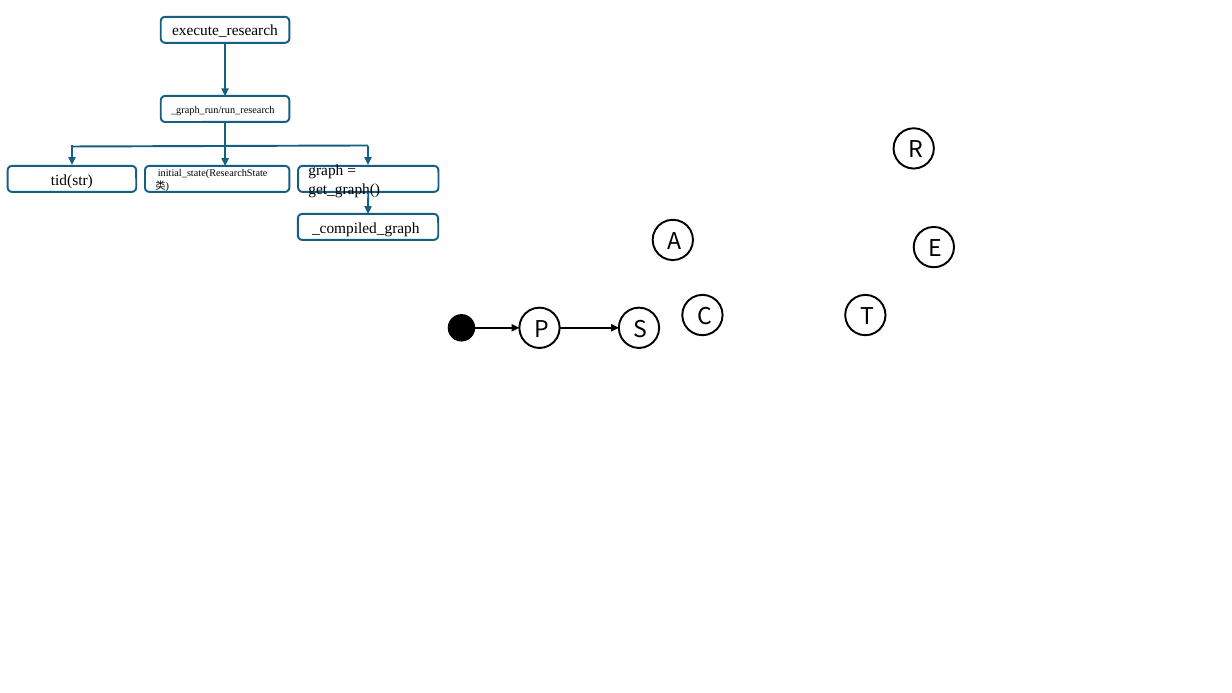
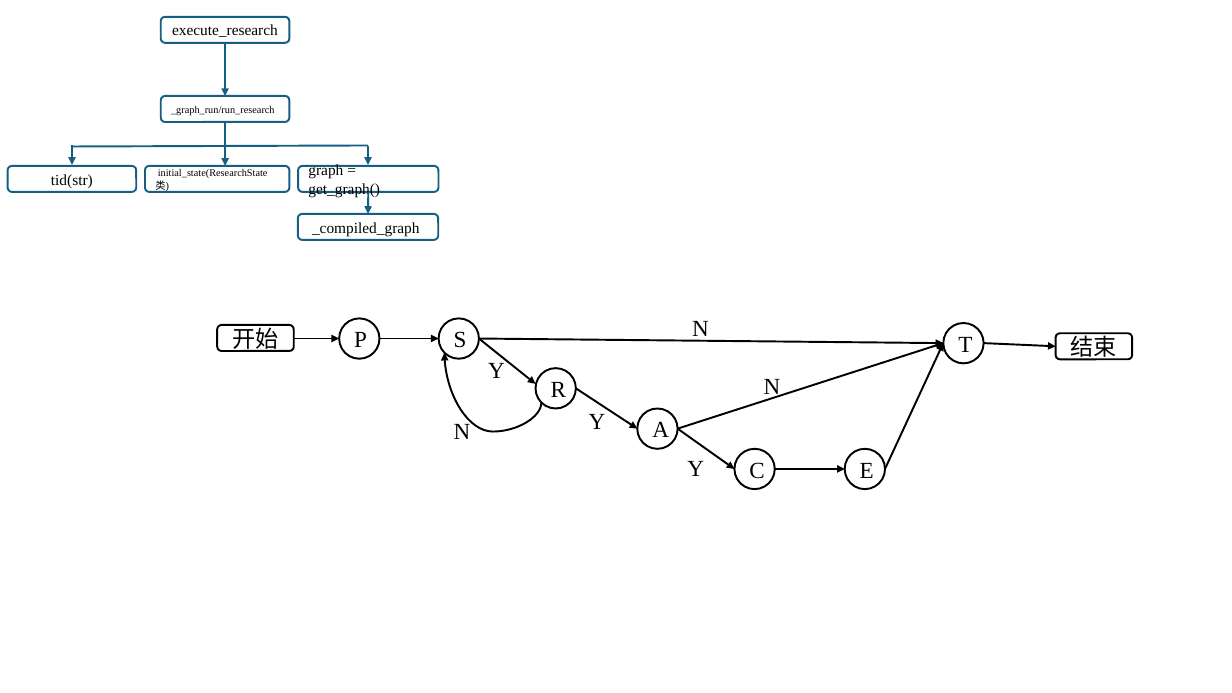
Before and after one commit to BeatGene/Bioinformatics_Agent, a slide deck: slide 12 of PPT/Bioinformatics_Agent_Architecture.pptx. Drawn at 1232x693 pixels with LibreOffice and Linux fonts; fonts in the diff are those of the drawing. Boxes give left, top, right and bottom in pixels: in the first picture for what was removed or moved away, otherwise in the second. Text is boxed around its words. In the diff, an @@ line names an element or a change of style, - is before the commit and + after.

```diff
--- a/PPT/Bioinformatics_Agent_Architecture.pptx
+++ b/PPT/Bioinformatics_Agent_Architecture.pptx
@@ rounded rectangle added at (217,325,294,351), fill #FFFFFF, outline #000000 1.5 pt, 18 pt, text #000000 @@
+开始
@@ ellipse removed at (449,315,475,341) @@
@@ text added at (692,321,709,342), 18 pt, text #000000 @@
+N
@@ ellipse "T": place and size @@
-ellipse "T" at (846,295,886,335)
+ellipse "T" at (944,323,984,364)
@@ 2 ellipses, 2 arrows: place and size @@
-2 ellipses, 2 arrows at (474,308,660,348)
+2 ellipses, 2 arrows at (294,319,480,360)
@@ curved arrow added from (542, 403) to (445, 353), #000000 1.5 pt @@
@@ arrow added from (479, 338) to (944, 343), #000000 1.5 pt @@
@@ arrow added from (479, 338) to (536, 384), #000000 1.5 pt @@
@@ arrow added from (677, 429) to (944, 343), #000000 1.5 pt @@
@@ arrow added from (885, 470) to (944, 343), #000000 1.5 pt @@
@@ arrow added from (984, 343) to (1055, 347), #000000 1.5 pt @@
@@ rounded rectangle added at (1055,334,1132,360), fill #FFFFFF, outline #000000 1.5 pt, 18 pt, text #000000 @@
+结束
@@ text added at (488,360,505,378), 18 pt, text #000000 @@
+Y
@@ ellipse "R": place and size @@
-ellipse "R" at (894,128,934,169)
+ellipse "R" at (536,368,577,409)
@@ arrow added from (576, 388) to (638, 429), #000000 1.5 pt @@
@@ text added at (764,379,781,400), 18 pt, text #000000 @@
+N
@@ text added at (589,414,606,429), 18 pt, text #000000 @@
+Y
@@ ellipse "A": place and size @@
-ellipse "A" at (653,220,693,261)
+ellipse "A" at (638,409,678,449)
@@ text added at (454,421,471,439), 18 pt, text #000000 @@
+N
@@ arrow added from (677, 429) to (735, 470), #000000 1.5 pt @@
@@ ellipse "C": place and size @@
-ellipse "C" at (682,295,723,335)
+ellipse "C" at (735,449,775,490)
@@ font Noto Sans CJK SC to Times New Roman in 7 elements at (339,319,380,360), (439,319,480,360), (638,409,678,449), (735,449,775,490), (536,368,577,409), (944,323,984,364), (845,449,885,490) @@
@@ ellipse "E": place and size @@
-ellipse "E" at (914,227,955,268)
+ellipse "E" at (845,449,885,490)
@@ text added at (687,461,704,476), 18 pt, text #000000 @@
+Y
@@ arrow added from (775, 470) to (845, 470), #000000 1.5 pt @@
```
Also in this commit, not shown: 2 other files.
